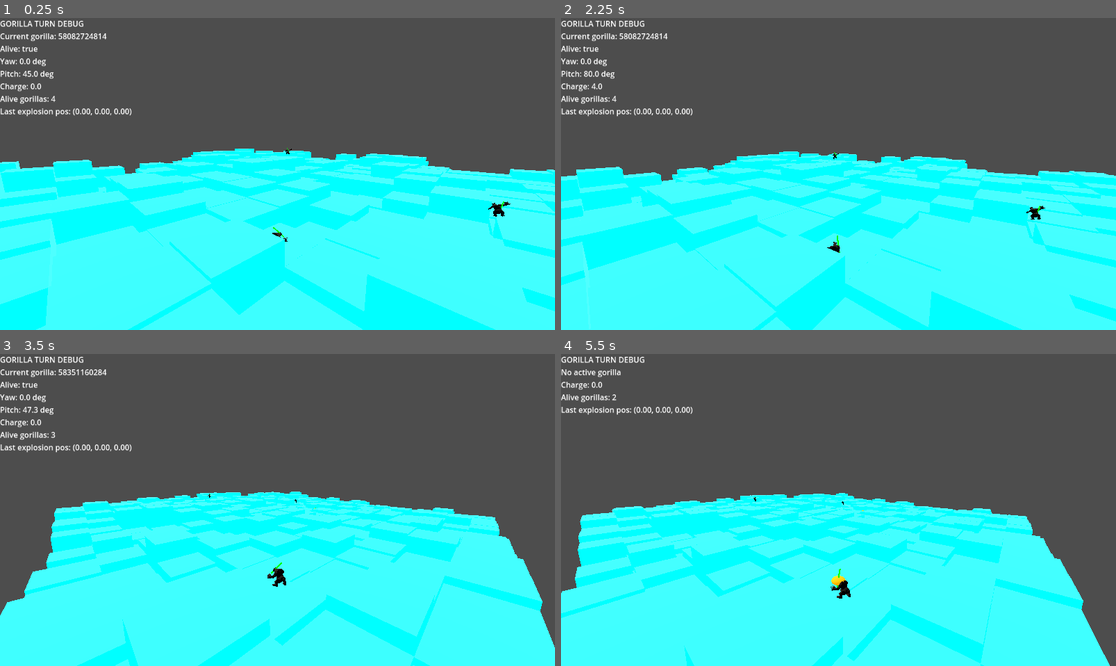
Above: before the commit, frames 1-4 (two rows, left to right).
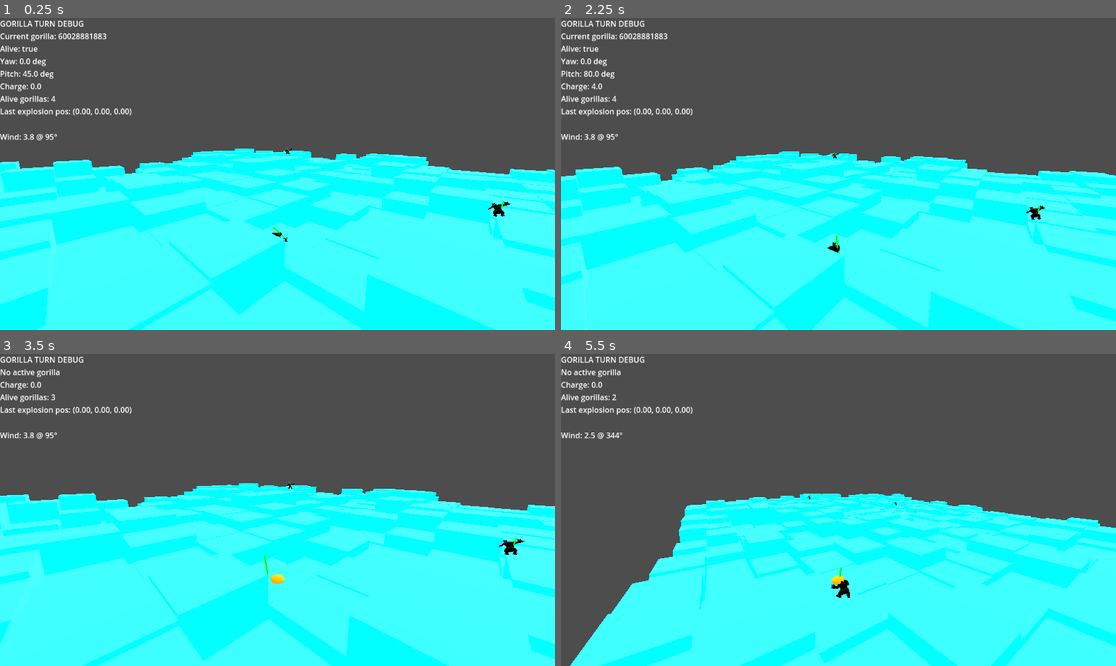
Above: after the commit, the same moments.

Repository: jkartje/gorilla
Game: Godot game, scene res://scenes/Main.tscn
Same seed, same stepped clock (60 frames per second), same inputs: the game is played once before the commit and once after it.
Inputs (mouse positions are in pixels of both pictures, inside the frame that each line leads up to):
- Up to frame 1 (0.25 s): no input
- Up to frame 2 (2.25 s): tap Enter at 0.5 s; move the mouse to (866, 174) at 0.52 s; hold Space (accept) 0.53-1.28 s; hold Up (ui_up) from 0.53 s (still down); move the mouse to (810, 174) at 1.27 s; tap Space (accept) at 1.35 s; move the mouse to (849, 167) at 2.02 s; hold Space (accept) from 2.03 s (still down)
- Up to frame 3 (3.5 s): keep holding Up (ui_up); move the mouse to (271, 516) at 2.77 s; release Space (accept) at 2.78 s; tap Space (accept) at 2.85 s
- Up to frame 4 (5.5 s): keep holding Up (ui_up); move the mouse to (877, 513) at 3.52 s; hold Space (accept) 3.53-4.28 s; move the mouse to (794, 506) at 4.27 s; tap Space (accept) at 4.35 s; move the mouse to (844, 510) at 5.02 s; hold Space (accept) from 5.03 s (still down)

The runs differ from the first frame. In frame 1, 0.2% of the frame differs, in the area x 0-20%, y 4-40%; in frame 2, 1.2%; in frame 3, 24%, in the area x 0-100%, y 4-100%; in frame 4, 22%.

Commit message:
wind added, gravity, mass tweaked

Diff:
--- a/scenes/BananaProjectile.tscn
+++ b/scenes/BananaProjectile.tscn
@@ -9,6 +9,8 @@
 radius = 0.2
 
 [node name="BananaProjectile" type="RigidBody3D"]
+mass = 3.0
+gravity_scale = 1.2
 script = ExtResource("1_ta52b")
 
 [node name="BananaMesh" type="MeshInstance3D" parent="."]
--- a/scenes/HUD.tscn
+++ b/scenes/HUD.tscn
@@ -5,6 +5,18 @@
 [node name="HUD" type="CanvasLayer"]
 script = ExtResource("1_qpvh6")
 
-[node name="DebugLabel" type="Label" parent="."]
+[node name="DebugStack" type="VBoxContainer" parent="."]
+offset_right = 40.0
+offset_bottom = 40.0
+
+[node name="DebugLabel" type="Label" parent="DebugStack"]
+layout_mode = 2
+
+[node name="WindWidget" type="Control" parent="DebugStack"]
+layout_mode = 2
+
+[node name="WindLabel" type="Label" parent="DebugStack/WindWidget"]
+layout_mode = 0
 offset_right = 40.0
 offset_bottom = 23.0
+text = "TEST"
--- a/scenes/Main.tscn
+++ b/scenes/Main.tscn
@@ -7,6 +7,7 @@
 [ext_resource type="Script" uid="uid://bta71u3el3c7b" path="res://scripts/game_state.gd" id="4_rarhs"]
 [ext_resource type="Script" uid="uid://krus1bafq5ip" path="res://scripts/turn_manager.gd" id="5_vcsgt"]
 [ext_resource type="Script" uid="uid://cg7mmkdga4wce" path="res://scripts/camera_rig.gd" id="6_c01mt"]
+[ext_resource type="Script" uid="uid://ckvhlh615n1o8" path="res://scripts/wind_manager.gd" id="7_jlsqs"]
 
 [sub_resource type="PlaneMesh" id="PlaneMesh_qnwvq"]
 size = Vector2(200, 200)
@@ -32,10 +33,10 @@
 [node name="TerrainGenerator" type="Node3D" parent="."]
 script = ExtResource("1_rarhs")
 
+[node name="HUD" parent="." instance=ExtResource("2_rarhs")]
+
 [node name="GameState" type="Node" parent="."]
 script = ExtResource("4_rarhs")
-
-[node name="HUD" parent="." instance=ExtResource("2_rarhs")]
 
 [node name="InputController" type="Node" parent="."]
 script = ExtResource("1_elqb8")
@@ -43,6 +44,9 @@
 [node name="TurnManager" type="Node" parent="."]
 script = ExtResource("5_vcsgt")
 
+[node name="WindManager" type="Node" parent="."]
+script = ExtResource("7_jlsqs")
+
 [node name="CameraRig" type="Node3D" parent="."]
 script = ExtResource("6_c01mt")
 
--- a/scripts/banana_projectile.gd
+++ b/scripts/banana_projectile.gd
@@ -4,17 +4,24 @@
 
 const EXPLOSION_SCENE: PackedScene = preload("res://scenes/DebugExplosion.tscn")
 
+var _wind_manager: WindManager = null
+var _wind_enabled: bool = true
 var resolved_flag: bool = false
 
 func _ready() -> void:
+	_wind_manager = get_tree().current_scene.get_node_or_null("WindManager") as WindManager
 	contact_monitor = true
 	max_contacts_reported = 4
+	body_entered.connect(_on_body_entered)
 
 func launch(origin: Vector3, velocity: Vector3) -> void:
 	global_transform.origin = origin
 	linear_velocity = velocity
 
 func _physics_process(_delta: float) -> void:
+	if _wind_enabled and _wind_manager != null:
+		var y := global_transform.origin.y
+		apply_central_force(_wind_manager.get_wind_force_at_height(y))
 	# If we fall too far, treat as out-of-bounds resolution
 	if not resolved_flag and global_transform.origin.y < -50.0:
 		_resolve(false)
--- a/scripts/hud.gd
+++ b/scripts/hud.gd
@@ -1,11 +1,21 @@
 extends CanvasLayer
 
-@onready var debug_label: Label = $DebugLabel
+@onready var debug_label: Label = $DebugStack/DebugLabel
+@onready var wind_label: Label = $DebugStack/WindWidget/WindLabel
+
 
 var last_explosion_pos: Vector3 = Vector3.ZERO
+var wind_dir: Vector3 = Vector3.ZERO
+var wind_speed: float = 0.0
 
 func update_debug(text: String) -> void:
 	debug_label.text = text
 
 func set_last_explosion_position(pos: Vector3) -> void:
 	last_explosion_pos = pos
+
+func set_wind(dir: Vector3, speed: float) -> void:
+	var deg := rad_to_deg(atan2(dir.z, dir.x))
+	if deg < 0.0:
+		deg += 360.0
+	wind_label.text = "Wind: %.1f @ %.0f°" % [speed, deg]
--- a/scripts/main_root.gd
+++ b/scripts/main_root.gd
@@ -2,9 +2,19 @@
 
 @onready var turn_manager: TurnManager = $TurnManager
 @onready var camera_rig: CameraRig = $CameraRig
+@onready var wind_manager: WindManager = $WindManager
+@onready var hud: Node = $HUD
 
 func _ready() -> void:
 	turn_manager.turn_started.connect(_on_turn_started)
 
+	# HUD listens for wind changes (we'll add HUD method in Step 4)
+	wind_manager.wind_changed.connect(_on_wind_changed)
+
 func _on_turn_started(g: Gorilla) -> void:
 	camera_rig.set_target(g)
+	wind_manager.randomize_wind()
+
+func _on_wind_changed(dir: Vector3, speed: float) -> void:
+	# HUD method we'll create: set_wind(dir, speed)
+	hud.call("set_wind", dir, speed)
--- /dev/null
+++ b/scripts/wind_manager.gd
@@ -0,0 +1,39 @@
+extends Node
+class_name WindManager
+
+signal wind_changed(direction: Vector3, speed: float)
+
+@export var min_speed: float = 0.0
+@export var max_speed: float = 4.0
+@export var altitude_start: float = 5.0      # meters above ground where wind starts increasing
+@export var altitude_end: float = 50.0       # height where wind reaches max strength
+@export var max_altitude_multiplier: float = 1.2
+
+
+# Primary tuning knob: how hard wind pushes projectiles.
+@export var strength: float = 5.0
+
+var _direction: Vector3 = Vector3.RIGHT
+var _speed: float = 0.0
+
+var rng := RandomNumberGenerator.new()
+
+func _ready() -> void:
+	rng.randomize()
+	randomize_wind()
+
+func randomize_wind() -> void:
+	var angle := rng.randf_range(0.0, TAU)
+	_direction = Vector3(cos(angle), 0.0, sin(angle)).normalized()
+	_speed = rng.randf_range(min_speed, max_speed)
+	emit_signal("wind_changed", _direction, _speed)
+
+func get_wind_force_at_height(y: float) -> Vector3:
+	var t := inverse_lerp(altitude_start, altitude_end, y)
+	t = clamp(t, 0.0, 1.0)
+	var altitude_multiplier: float = lerp(1.0, max_altitude_multiplier, t)
+	return (_direction * _speed) * strength * altitude_multiplier
+
+
+func get_wind_vector() -> Vector3:
+	return _direction * _speed
Not shown: 1 places in scenes/Main.tscn that only renumber resources
Not shown, added: scripts/wind_manager.gd.uid
